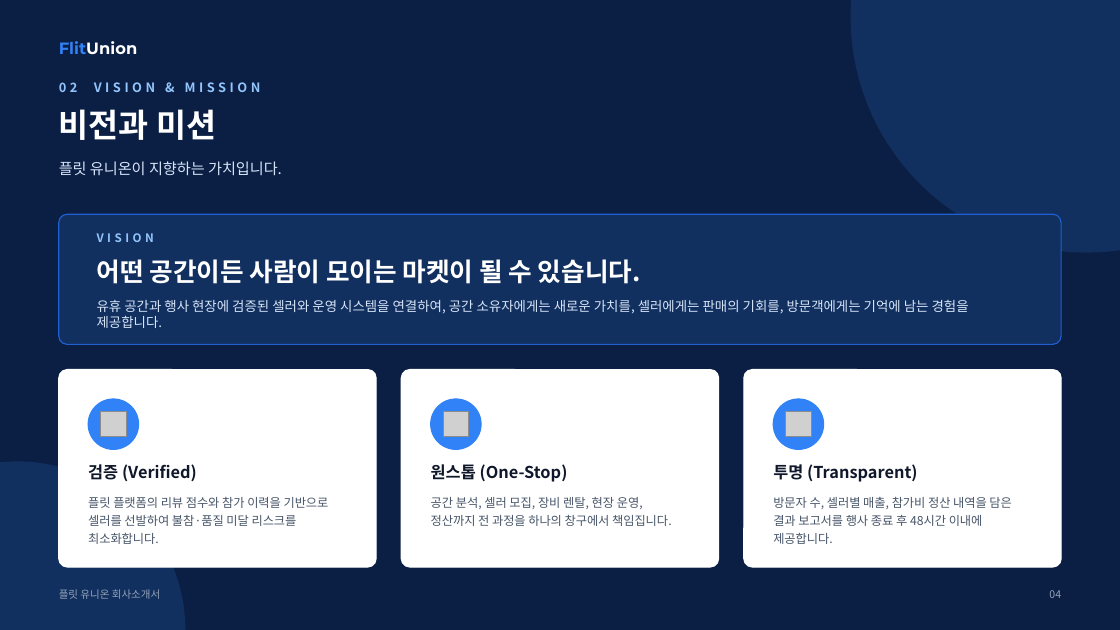
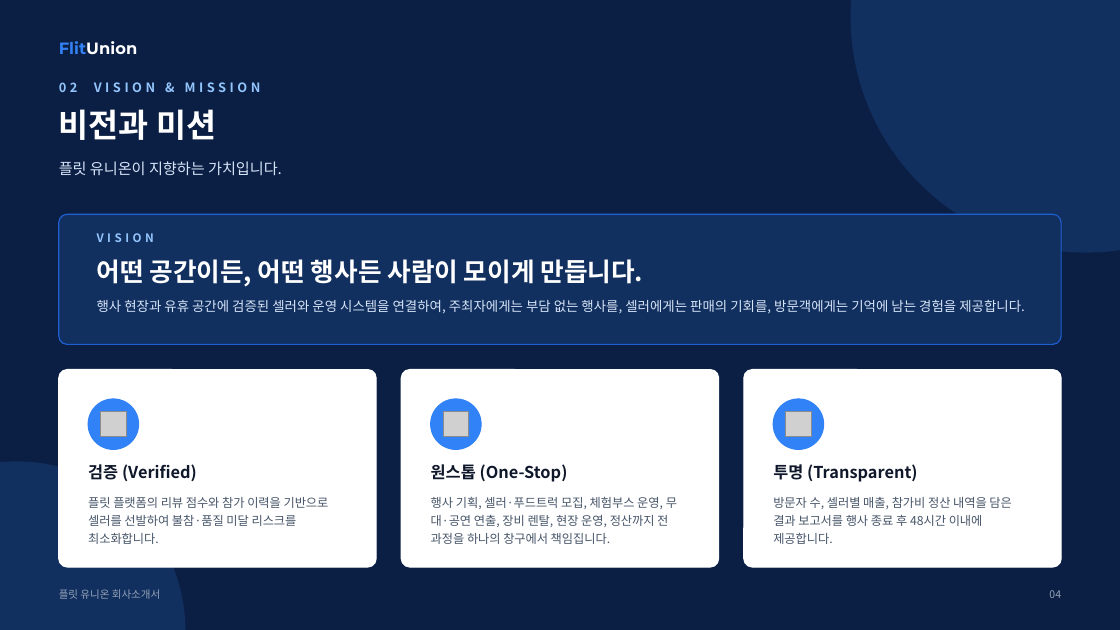
Before and after one commit to leearo9528-creator/Flitunion, a slide deck: slide 4 of docs/flitunion-company-profile.pptx. Drawn at 1120x630 pixels with LibreOffice and Linux fonts; fonts in the diff are those of the drawing; grey boxes stand for pictures. Boxes give left, top, right and bottom in pixels: in the first picture for what was removed or moved away, otherwise in the second. Text is boxed around its words. In the diff, an @@ line names an element or a change of style, - is before the commit and + after.

```diff
--- a/docs/flitunion-company-profile.pptx
+++ b/docs/flitunion-company-profile.pptx
@@ text at [97,259,643,287]: text changed @@
-어떤 공간이든 사람이 모이는 마켓이 될 수 있습니다.
+어떤 공간이든, 어떤 행사든 사람이 모이게 만듭니다.
@@ text at [97,300,1025,314]: text changed @@
-유휴 공간과 행사 현장에 검증된 셀러와 운영 시스템을 연결하여, 공간 소유자에게는 새로운 가치를, 셀러에게는 판매의 기회를, 방문객에게는 기억에 남는 경험을 제공합니다.
+행사 현장과 유휴 공간에 검증된 셀러와 운영 시스템을 연결하여, 주최자에게는 부담 없는 행사를, 셀러에게는 판매의 기회를, 방문객에게는 기억에 남는 경험을 제공합니다.
@@ text at [431,497,677,544]: text changed @@
-공간 분석, 셀러 모집, 장비 렌탈, 현장 운영, 정산까지 전 과정을 하나의 창구에서 책임집니다.
+행사 기획, 셀러·푸드트럭 모집, 체험부스 운영, 무대·공연 연출, 장비 렌탈, 현장 운영, 정산까지 전 과정을 하나의 창구에서 책임집니다.
```
Also in this commit, not shown: 16 other slides changed, 4 slides added, 4 other files.
